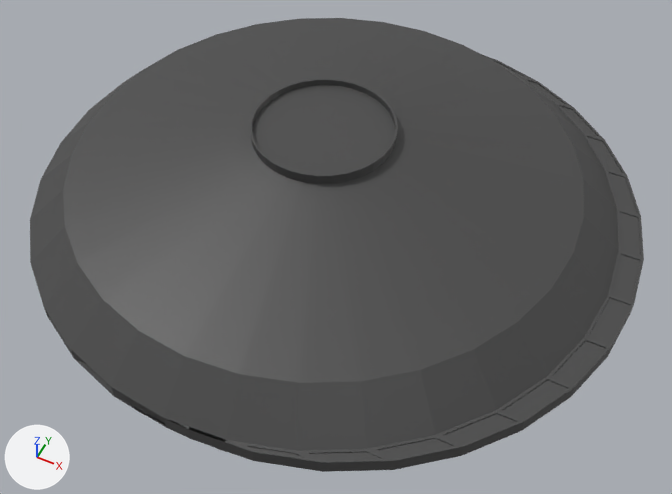
One commit to the Blender file assets/blender/room1.blend: the scene before it, then after it.
Rendered twice from a camera (50 mm lens) standing at (77.3, -148.1, 165.7) and looking at (9.4, -12.4, -3.9). The axes (+X, +Y, +Z) are drawn at lower left. The lights are the same throughout. The picture after the commit comes second.
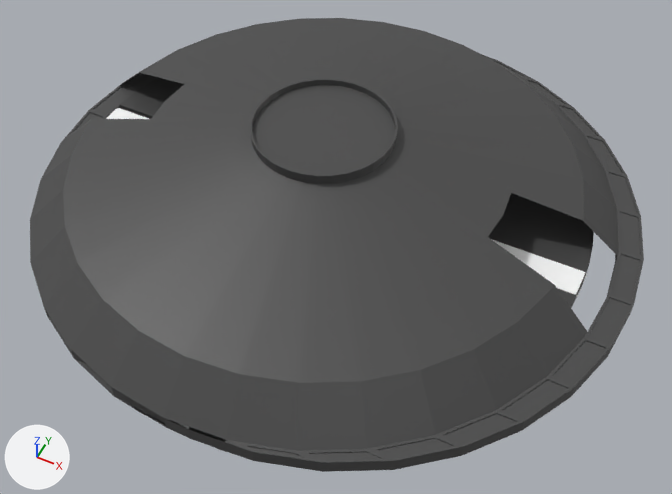
The newer file is also turned or shifted as a whole; pictures and numbers use the older file's frame.

What differs and where, as boxes (x1, y1, x2, y2) in the pictures (672 x 494 px):
'Cube.001', added: after (491, 239, 587, 297)
part 1 of me_cone, cut back: (71, 70, 618, 334) in both
'floor', unchanged, uncovered by the edit: after (120, 77, 594, 308)

The edits, one by one:
me_cone is used by ob_cone; location (0.0, 0.0, 70.0); scale (70.7, 70.7, 70.7).
me_cone had 832 vertices, 833 faces and spanned x -1.03..1.12, y -1.03..1.03, z -1.06..-0.68.
me_cone now has 1994 vertices, 1925 faces and spans x -1.03..1.12, y -1.03..1.03, z -1.06..-0.68.
me_cone part 1: 2 vertices removed from x -0.89..0.89, y 0.0, z -0.87; 1164 vertices added at x -1.03..1.11, y -0.98..0.98, z -1.06..-0.68.
Object 'Cube.001' (ob_cube_001) is new; it shows a copy of the mesh of ob_cube.
Its location is (78.5, 0.0, 3.1).
